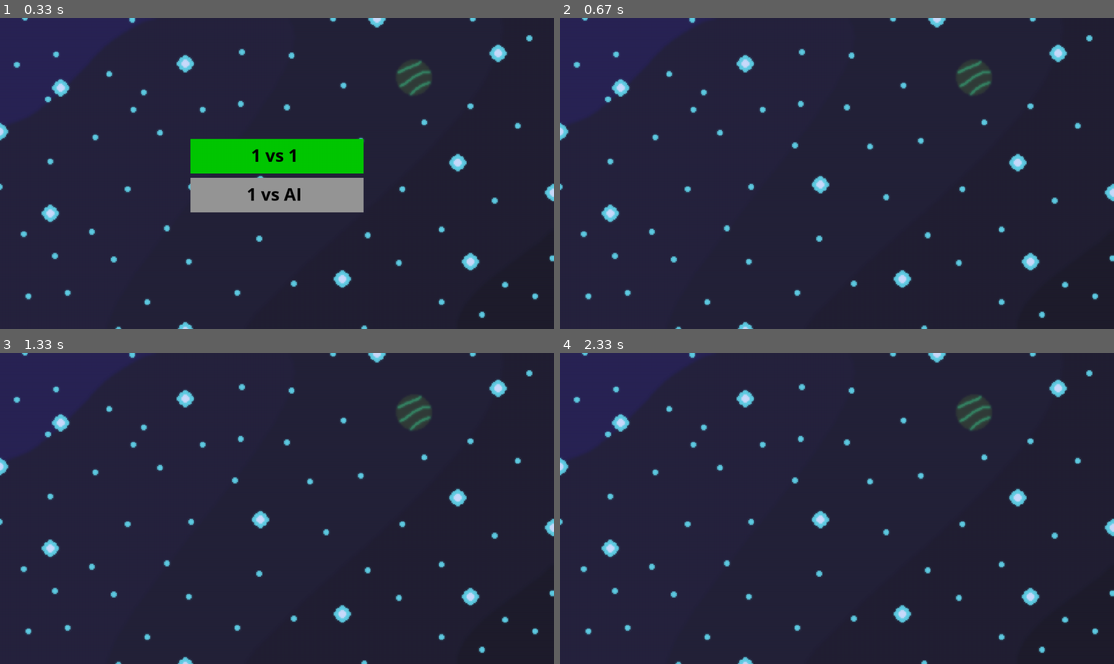
Above: before the commit, frames 1-4 (two rows, left to right).
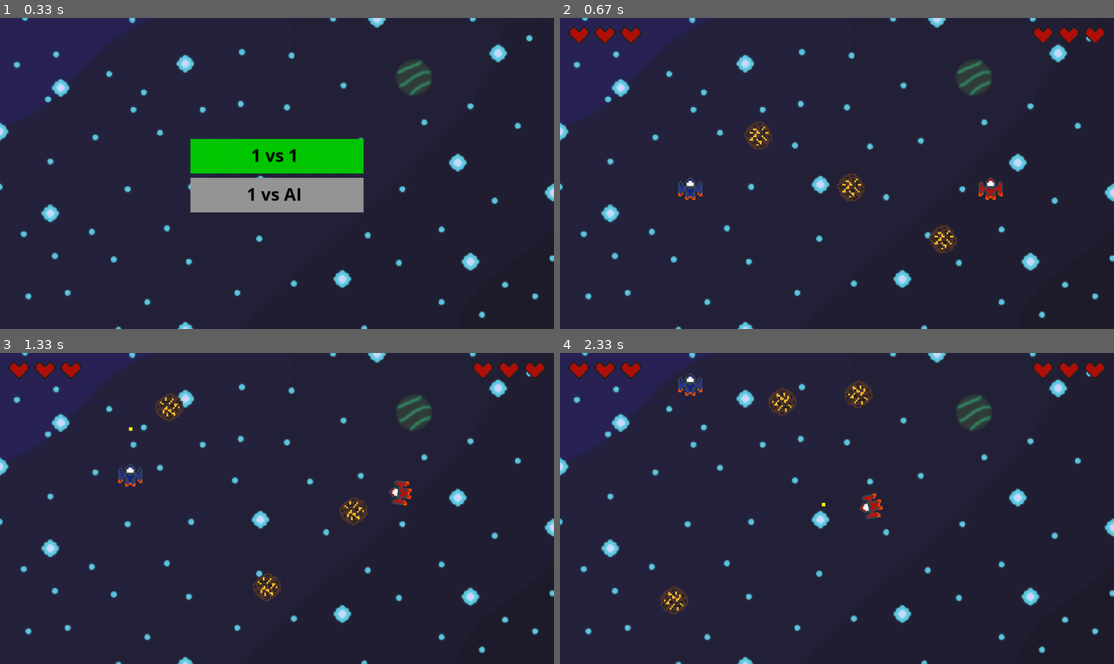
Above: after the commit, the same moments.

Repository: IndaPlus22/liljencr-game
Game: pygame game, started from pygame/main.py
The game is run twice, just before and just after one commit, with the same random seed, the same clock (stepped at 60 frames per second) and the same inputs.
Inputs:
- Up to frame 1 (0.33 s): no input
- Up to frame 2 (0.67 s): hold Alt from 0.33 s (still down); hold Up from 0.33 s (still down)
- Up to frame 3 (1.33 s): release Alt at 0.8 s; release Up at 0.8 s; hold Alt 0.83-1.3 s; hold D 0.83-1.3 s
- Up to frame 4 (2.33 s): hold D 1.33-1.8 s; tap F at 1.4, 1.7, 1.9, 2.23 s; hold S 1.83-2.13 s; hold D from 2.17 s (still down); tap Alt at 2.32 s

Frame 1 is identical in both runs. In frame 2, 2.0% of the frame differs, in the area x 1-99%, y 2-76%; in frame 3, 2.0%; in frame 4, 2.1%, in the area x 1-99%, y 2-85%.

Commit message:
It's WORKING! :D

Diff:
--- a/pygame/bullets.py
+++ b/pygame/bullets.py
@@ -15,7 +15,7 @@
         pygame.draw.rect(win, bulletColor, rect)
 
 
-def move_bullets(blueShip, redShip, HEIGHT, WIDTH):
+def move_bullets(blueShip, redShip, WIDTH, HEIGHT):
     for bullet in redShip.bullets:
         if bullet[0] < 0 or bullet[0] > WIDTH or bullet[1] < 0 or bullet[1] > HEIGHT:
             redShip.bullets.remove(bullet)
--- a/pygame/gameOver.py
+++ b/pygame/gameOver.py
@@ -1,8 +1,14 @@
 import pygame
+import time
 
 pygame.font.init()
 font = pygame.font.Font("./OpenSans-Bold.ttf", 65)
 
+waitTime = 0
+
+def set_waitTime(number):
+    global waitTime
+    waitTime = number
 
 def draw_game_over(winner, win, WIDTH, HEIGHT):
     text = font.render(
@@ -10,3 +16,9 @@
     winnerText = font.render("Winner: " + winner, True, (10, 10, 10))
     win.blit(text, (WIDTH/2-170, HEIGHT/2-80))
     win.blit(winnerText, (WIDTH/2-170, HEIGHT/2-15))
+
+def go_back(keys_pressed):
+    if (keys_pressed[pygame.K_s] or keys_pressed[pygame.K_LALT]) and time.time() - waitTime > 2:
+        return "resetAll"
+
+    return None
--- a/pygame/main.py
+++ b/pygame/main.py
@@ -7,6 +7,7 @@
 from drawShip import *
 from shipManagement import *
 from gameOver import *
+from meteors import *
 
 # Arcade controlls:
 # main (Left player)
@@ -36,7 +37,7 @@
 # Classes for the ships:
 class blueShip:
     shipSurface = pygame.image.load(path + "blueShip.png").convert_alpha()
-    shipSurface = pygame.transform.scale(shipSurface, (56, 52))
+    shipSurface = pygame.transform.scale(shipSurface, (56, 52)) # Scale up by factor of 4
 
     surface = shipSurface
     pos = pygame.Rect(WIDTH/4-54, HEIGHT/2, 70, 70)
@@ -50,7 +51,7 @@
 
 class redShip:
     shipSurface = pygame.image.load(path + "redShip.png").convert_alpha()
-    shipSurface = pygame.transform.scale(shipSurface, (56, 52))
+    shipSurface = pygame.transform.scale(shipSurface, (56, 52)) # Scale up by factor of 4
 
     surface = shipSurface
     pos = pygame.Rect(WIDTH/4*3, HEIGHT/2, 70, 70)
@@ -61,22 +62,65 @@
     shotTime = 0
     hp = 3
 
+# Initialize meteors
+set_meteors([[pygame.Rect(WIDTH/2, HEIGHT/2, 64, 64), 160, 0, [WIDTH/2, HEIGHT/2]], [pygame.Rect(WIDTH/3, HEIGHT/3, 64, 64), 25, 0, [WIDTH/3, HEIGHT/3]], [pygame.Rect(WIDTH/3*2, HEIGHT/3*2, 64, 64), 25, 0, [WIDTH/3*2, HEIGHT/3*2]]])
+
 
 # Initialize sprites:
 space = pygame.image.load(path + "space.png").convert_alpha()
 space = pygame.transform.scale(space, (WIDTH, HEIGHT))
 
+# All textures are scaled up by a factor of 4
 heartFull = pygame.image.load(path + "heartFull.png").convert_alpha()
 heartFull = pygame.transform.scale(heartFull, (48, 40))
 
 heartEmpty = pygame.image.load(path + "heartEmpty.png").convert_alpha()
 heartEmpty = pygame.transform.scale(heartEmpty, (48, 40))
+
+meteorSprite = pygame.image.load(path + "meteor.png").convert_alpha()
+meteorSprite = pygame.transform.scale(meteorSprite, (64, 64))
 
 # Set some good variables:
 gameMode = "menu"
 winner = None
 started = False
 gameStartDelay = 0
+
+def resetAll():
+    global gameMode
+    global blueShip
+    global redShip
+    global started
+    gameMode = "menu"
+    started = False
+    set_meteors([[pygame.Rect(WIDTH/2, HEIGHT/2, 64, 64), 160, 0, [WIDTH/2, HEIGHT/2]], [pygame.Rect(WIDTH/3, HEIGHT/3, 64, 64), 25, 0, [WIDTH/3, HEIGHT/3]], [pygame.Rect(WIDTH/3*2, HEIGHT/3*2, 64, 64), 25, 0, [WIDTH/3*2, HEIGHT/3*2]]])
+    set_buttonTime(time.time())
+    class blueShip:
+        shipSurface = pygame.image.load(path + "blueShip.png").convert_alpha()
+        shipSurface = pygame.transform.scale(shipSurface, (56, 52)) # Scale up by factor of 4
+
+        surface = shipSurface
+        pos = pygame.Rect(WIDTH/4-54, HEIGHT/2, 70, 70)
+        rotation = 0
+        spawnPos = [WIDTH/4-54, HEIGHT/2]
+        exactPos = spawnPos
+        bullets = []
+        shotTime = 0
+        hp = 3
+
+    class redShip:
+        shipSurface = pygame.image.load(path + "redShip.png").convert_alpha()
+        shipSurface = pygame.transform.scale(shipSurface, (56, 52)) # Scale up by factor of 4
+
+        surface = shipSurface
+        pos = pygame.Rect(WIDTH/4*3, HEIGHT/2, 70, 70)
+        rotation = 0
+        spawnPos = [WIDTH/4*3, HEIGHT/2]
+        exactPos = spawnPos
+        bullets = []
+        shotTime = 0
+        hp = 3
+
 
 def draw_hearts(): # Draws the players hp to the screen
     for i in range(1,4): # i will have values from 1 to 3
@@ -99,11 +143,13 @@
 
     elif gameMode == "pVSp" and not started:
         draw_ships(win, blueShip, redShip)
+        draw_meteors(win, meteorSprite)
         draw_hearts()
 
     elif gameMode == "pVSp":
         draw_ships(win, blueShip, redShip)
         draw_bullets(win, blueShip, redShip)
+        draw_meteors(win, meteorSprite)
         draw_hearts()
 
     elif gameMode == "gameOver":
@@ -122,6 +168,7 @@
         redShip.exactPos = [WIDTH/4*3, HEIGHT/2]
         blueShip.rotation = 0
         redShip.rotation = 0
+        set_meteors([[pygame.Rect(WIDTH/2, HEIGHT/2, 64, 64), 160, 0, [WIDTH/2, HEIGHT/2]], [pygame.Rect(WIDTH/3, HEIGHT/3, 64, 64), 25, 0, [WIDTH/3, HEIGHT/3]], [pygame.Rect(WIDTH/3*2, HEIGHT/3*2, 64, 64), 25, 0, [WIDTH/3*2, HEIGHT/3*2]]])
 
 def check_hp():
     global gameMode
@@ -130,24 +177,26 @@
     if redShip.hp < 1:
         started = False
         gameMode = "gameOver"
+        set_waitTime(time.time())
         winner = "Blue"
 
     if blueShip.hp < 1:
         started = False
         gameMode = "gameOver"
+        set_waitTime(time.time())
         winner = "Red"
 
 def check_bullet_overlapping(): # Checks if the bullets are intersecting anything
     for bullet in redShip.bullets:
-        distance = [bullet[0] - blueShip.exactPos[0]-28,
-                    bullet[1] - blueShip.exactPos[1]-26]
+        distance = [bullet[0]+4 - (blueShip.exactPos[0]+28),
+                    bullet[1]+4 - (blueShip.exactPos[1]+26)]
         if distance[0] < 25 and distance[0] > -25 and distance[1] < 25 and distance[1] > -25: # Hitbox is circular, radius 25
             blueShip.hp -= 1
             reset()
 
     for bullet in blueShip.bullets:
-        distance = [bullet[0] - redShip.exactPos[0]-28,
-                    bullet[1] - redShip.exactPos[1]-26]
+        distance = [bullet[0]+4 - (redShip.exactPos[0]+28),
+                    bullet[1]+4 - (redShip.exactPos[1]+26)]
         if distance[0] < 25 and distance[0] > -25 and distance[1] < 25 and distance[1] > -25: # Hitbox is circular, radius 25
             redShip.hp -= 1
             reset()
@@ -184,12 +233,22 @@
             gameMode, gameStartDelay = update_menu(keys_pressed, gameMode)
 
         elif gameMode == "pVSp" and started: # Updates everything that're nessecary for the main game to run
-            movement(keys_pressed, blueShip, "blue", HEIGHT, WIDTH)
-            movement(keys_pressed, redShip, "red", HEIGHT, WIDTH)
+            move_meteors(WIDTH, HEIGHT)
+            meteorCollosion = check_meteor_collision(redShip, blueShip)
+            if meteorCollosion == "blue":
+                blueShip.hp -= 1
+                reset()
+            elif meteorCollosion == "red":
+                redShip.hp -= 1
+                reset()
+
+
+            movement(keys_pressed, blueShip, "blue", WIDTH, HEIGHT)
+            movement(keys_pressed, redShip, "red", WIDTH, HEIGHT)
             shoot(keys_pressed[pygame.K_LALT], blueShip)
             shoot(keys_pressed[pygame.K_s], redShip)
 
-            move_bullets(blueShip, redShip, HEIGHT, WIDTH)
+            move_bullets(blueShip, redShip, WIDTH, HEIGHT)
             check_bullet_overlapping()
             check_hp()
 
@@ -201,10 +260,17 @@
             blueShip.pos.y = HEIGHT/2
             redShip.pos.x = WIDTH/4*3
             redShip.pos.y = HEIGHT/2
+            blueShip.rotation = 0
+            redShip.rotation = 0
             # Starts game if either shoot button is pressed down, also has some wait time so it doesn't get triggered when accepting in the menu
             if (keys_pressed[pygame.K_LALT] or keys_pressed[pygame.K_s]) and time.time() - gameStartDelay > 0.1:
                 started = True
 
+        elif gameMode == "gameOver":
+            if go_back(keys_pressed) == "resetAll":
+                print("Cool")
+                resetAll()
+
         draw_window() # Calls the draw function to actually display stuff
         clock.tick(FPS) # Makes the framerate correct
 
--- a/pygame/menu.py
+++ b/pygame/menu.py
@@ -17,11 +17,15 @@
 
 buttonTime = 0
 
+def set_buttonTime(number):
+    global buttonTime
+    buttonTime = number
+
 
 def update_menu(keys_pressed, gameMode):
     global selected
     global buttonTime
-    if time.time() - buttonTime > 0.1:
+    if time.time() - buttonTime > 0.3:
         if (keys_pressed[pygame.K_DOWN] or keys_pressed[pygame.K_f]):
             selected += 1
             buttonTime = time.time()
@@ -29,11 +33,11 @@
             selected -= 1
             buttonTime = time.time()
 
-    if keys_pressed[pygame.K_LALT] or keys_pressed[pygame.K_s]:
-        if selected == 1:
-            gameMode = "pVSp"
-        elif selected == 2:
-            gameMode = "pVSai"
+        if keys_pressed[pygame.K_LALT] or keys_pressed[pygame.K_s]:
+            if selected == 1:
+                gameMode = "pVSp"
+            elif selected == 2:
+                gameMode = "pVSai"
 
     if selected < 1:
         selected = 2
--- /dev/null
+++ b/pygame/meteors.py
@@ -0,0 +1,54 @@
+import pygame
+import math
+
+# Holds meteors where meteor[0] is its rect and [1] is its moving direction and [2] is its rendered rotation and [3] is its exact position
+meteors = []
+meteorSpeed = 10
+
+def set_meteors(data):
+    global meteors
+    meteors = data
+
+def rot_center(image, rect, angle):  # Rotate image around center, common pygame code
+    rotImage = pygame.transform.rotate(image, angle)
+    rotRect = rotImage.get_rect(center=rect.center)
+    return rotImage, rotRect
+
+def draw_meteors(win, texture):
+    for meteor in meteors:
+        roti, rotr = rot_center(texture, meteor[0], meteor[2])
+        win.blit(roti, rotr)
+
+def check_meteor_collision(blueShip, redShip):
+    for meteor in meteors:
+        blueDistance = [meteor[3][0]+32 - (blueShip.exactPos[0]+28), meteor[3][1]+32 - (blueShip.exactPos[1]+26)]
+        if blueDistance[0] < 50 and blueDistance[0] > -50 and blueDistance[1] < 50 and blueDistance[1] > -50: # Hitbox is circular, radius 50
+            return "blue"
+
+        redDistance = [meteor[3][0]+32 - (redShip.exactPos[0]+28), meteor[3][1]+32 - (redShip.exactPos[1]+26)]
+        if redDistance[0] < 50 and redDistance[0] > -50 and redDistance[1] < 50 and redDistance[1] > -50: # Hitbox is circular, radius 64
+            return "red"
+
+    return None
+
+
+def move_meteors(WIDTH, HEIGHT):
+    for meteor in meteors:
+        meteor[3][0] -= meteorSpeed * math.cos((meteor[1]+270) * 3.1415 / 180)
+        meteor[3][1] += meteorSpeed * math.sin((meteor[1]+270) * 3.1415 / 180)
+        meteor[0].x = int(meteor[3][0])
+        meteor[0].y = int(meteor[3][1])
+
+        meteor[2] += 6 # Update visual rotation of meteor
+
+        # Meteors that go of screen will show up on the other side: (It has some offsets because of the pos being the top left corner of the meteor)
+        meteorThruWall = 26 # How much of the meteor needs to go thru the wall to activate
+        wallOffset = 6
+        if meteor[3][0] < 0-wallOffset-meteorThruWall:
+            meteor[3][0] = WIDTH-wallOffset-64+meteorThruWall # 64 is meteors height
+        elif meteor[3][0] > WIDTH-wallOffset-64+meteorThruWall:
+            meteor[3][0] = 0-wallOffset-meteorThruWall
+        if meteor[3][1] < 0-wallOffset-meteorThruWall:
+            meteor[3][1] = HEIGHT-wallOffset-64+meteorThruWall # 64 is meteors width
+        elif meteor[3][1] > HEIGHT-wallOffset-64+meteorThruWall:
+            meteor[3][1] = 0-wallOffset-meteorThruWall
--- a/pygame/shipManagement.py
+++ b/pygame/shipManagement.py
@@ -13,7 +13,7 @@
         ship.rotation += 360
 
 
-def movement(keys_pressed, ship, color, HEIGHT, WIDTH):
+def movement(keys_pressed, ship, color, WIDTH, HEIGHT):
     # Ships that go of screen will show up on the other side: (It has some offsets because of the pos being the top left corner of the ship)
     shipThruWall = 20 # How much of the ship needs to go thru the wall to activate
     wallOffset = 6
Not shown, removed: pygame/aseprite_saves/space.aseprite
